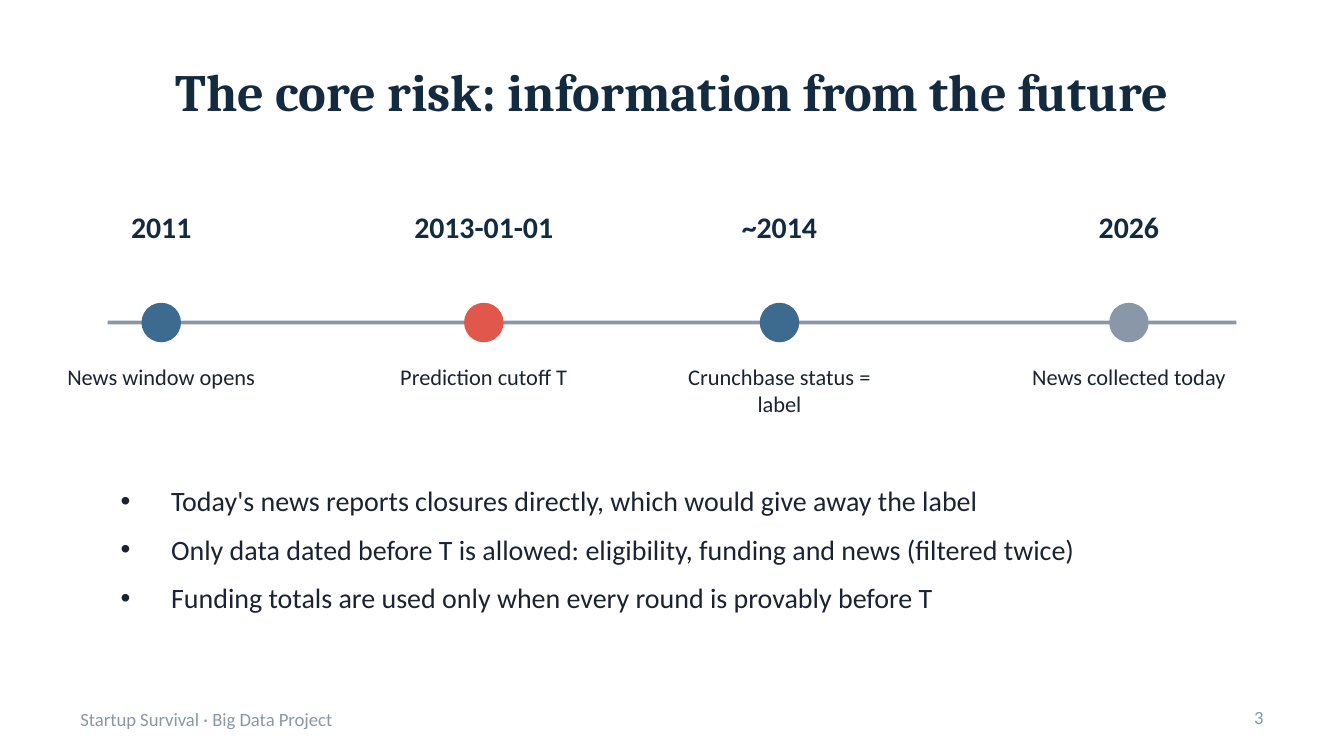
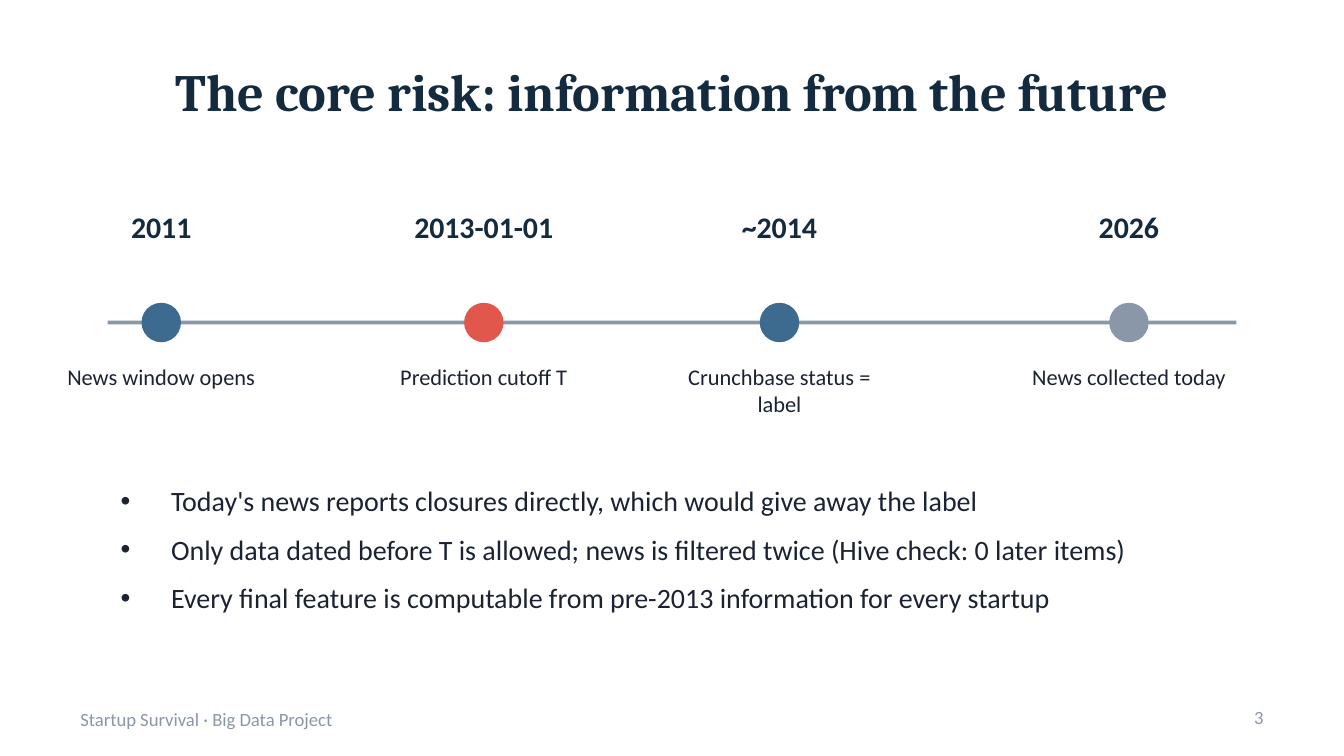
Before and after one commit to AnushreeKasturi/Survivorship, a slide deck: slide 3 of report/presentation.pptx. Drawn at 1344x756 pixels with LibreOffice and Linux fonts; fonts in the diff are those of the drawing. Boxes give left, top, right and bottom in pixels: in the first picture for what was removed or moved away, otherwise in the second. Text is boxed around its words. In the diff, an @@ line names an element or a change of style, - is before the commit and + after.

```diff
--- a/report/presentation.pptx
+++ b/report/presentation.pptx
@@ text at <box>171,539,1125,613</box>: text changed @@
-• Only data dated before T is allowed: eligibility, funding and news (filtered twice)
-• Funding totals are used only when every round is provably before T
+• Only data dated before T is allowed; news is filtered twice (Hive check: 0 later items)
+• Every final feature is computable from pre-2013 information for every startup
```
Also in this commit, not shown: 9 other slides changed, 4 slides added, 4 slides removed, 10 other files.
